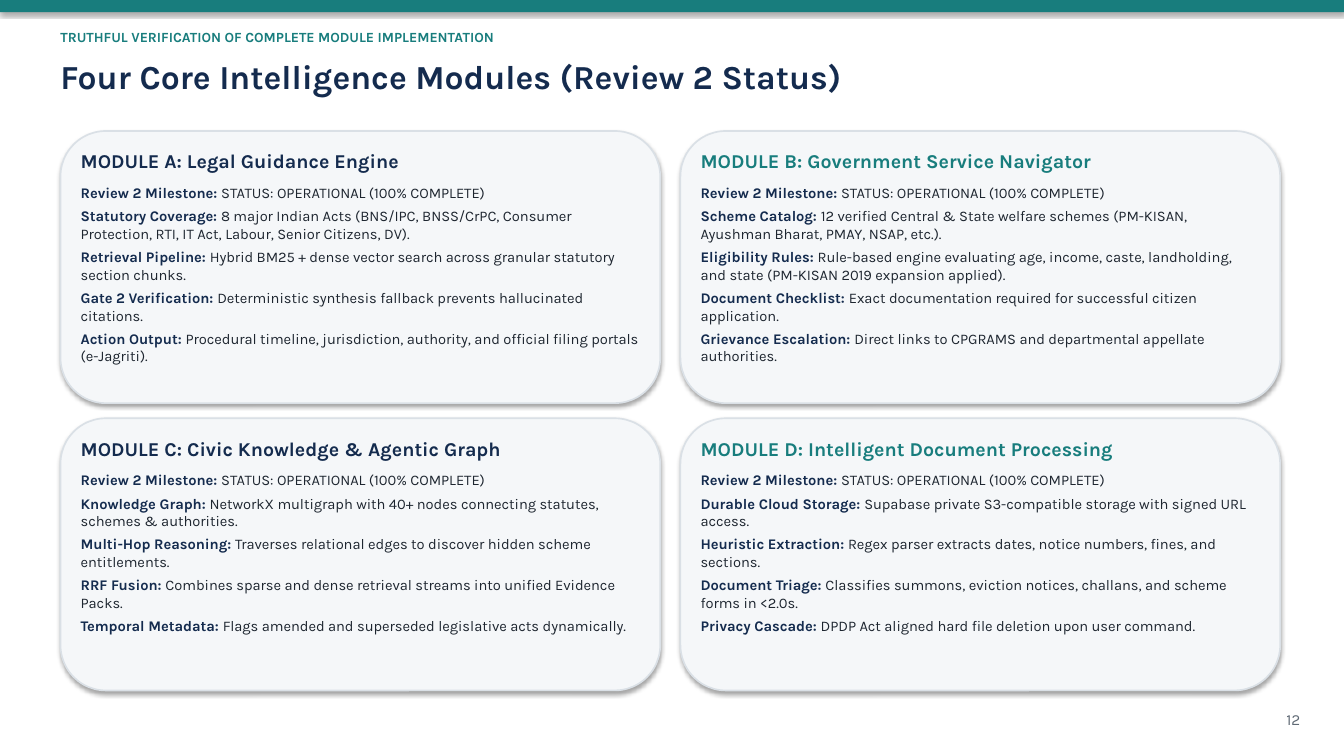
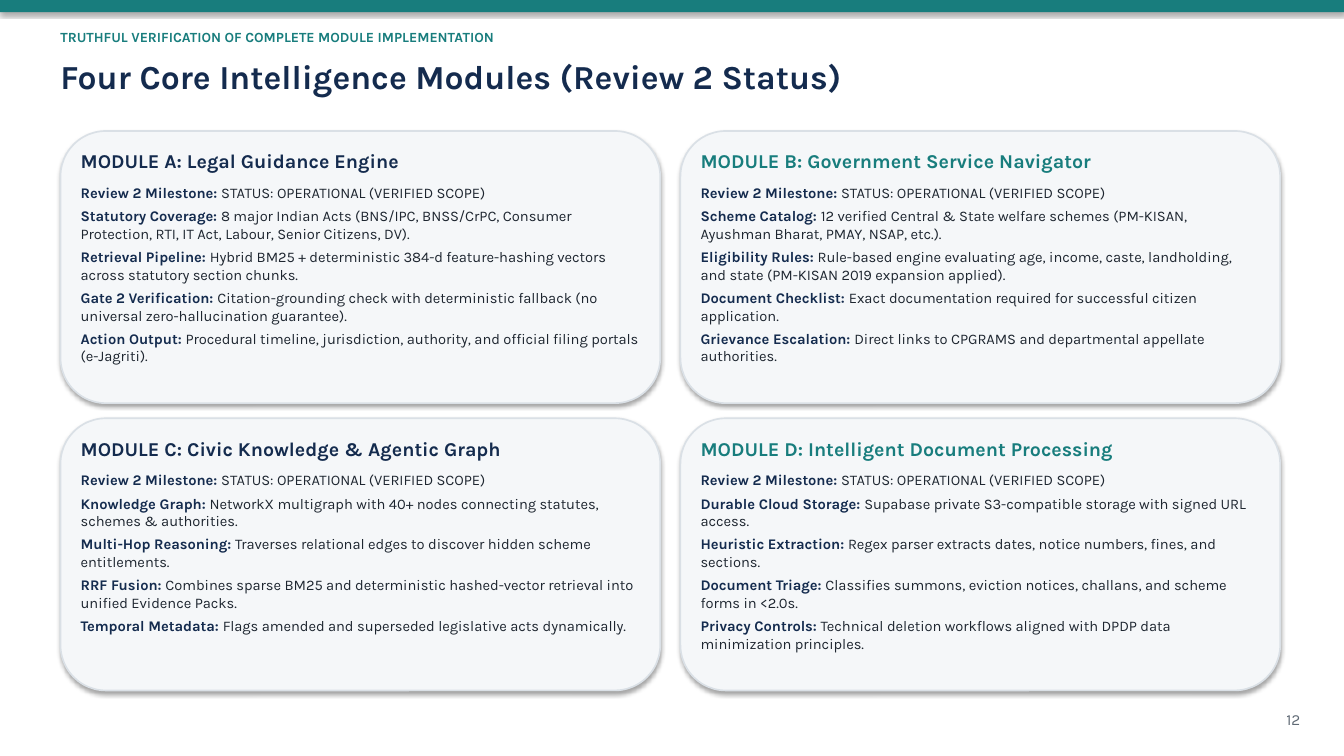
Before and after one commit to DEVANSHSAVLA/Finalyear_MajorProject, a slide deck: slide 12 of docs/review-2-submission/CivicSphere_AI_Review_2_Presentation.pptx. Drawn at 1344x756 pixels with LibreOffice and Linux fonts; fonts in the diff are those of the drawing. Boxes give left, top, right and bottom in pixels: in the first picture for what was removed or moved away, otherwise in the second. Text is boxed around its words. In the diff, an @@ line names an element or a change of style, - is before the commit and + after.

Commit message:
docs(review-2): complete final evidence reconciliation, benchmark grounding, and deliverable synchronization

```diff
--- a/docs/review-2-submission/CivicSphere_AI_Review_2_Presentation.pptx
+++ b/docs/review-2-submission/CivicSphere_AI_Review_2_Presentation.pptx
@@ text at [81,187,486,200]: text changed @@
-Review 2 Milestone: STATUS: OPERATIONAL (100% COMPLETE)
+Review 2 Milestone: STATUS: OPERATIONAL (VERIFIED SCOPE)
@@ text at [701,187,1106,200]: text changed @@
-Review 2 Milestone: STATUS: OPERATIONAL (100% COMPLETE)
+Review 2 Milestone: STATUS: OPERATIONAL (VERIFIED SCOPE)
@@ text at [81,251,606,325]: text changed @@
-Retrieval Pipeline: Hybrid BM25 + dense vector search across granular statutory section chunks.
-Gate 2 Verification: Deterministic synthesis fallback prevents hallucinated citations.
+Retrieval Pipeline: Hybrid BM25 + deterministic 384-d feature-hashing vectors across statutory section chunks.
+Gate 2 Verification: Citation-grounding check with deterministic fallback (no universal zero-hallucination guarantee).
@@ text at [81,474,486,487]: text changed @@
-Review 2 Milestone: STATUS: OPERATIONAL (100% COMPLETE)
+Review 2 Milestone: STATUS: OPERATIONAL (VERIFIED SCOPE)
@@ text at [701,474,1106,487]: text changed @@
-Review 2 Milestone: STATUS: OPERATIONAL (100% COMPLETE)
+Review 2 Milestone: STATUS: OPERATIONAL (VERIFIED SCOPE)
@@ text at [81,579,634,608]: text changed @@
-RRF Fusion: Combines sparse and dense retrieval streams into unified Evidence Packs.
+RRF Fusion: Combines sparse BM25 and deterministic hashed-vector retrieval into unified Evidence Packs.
@@ text at [701,620,1170,653]: text changed @@
-Privacy Cascade: DPDP Act aligned hard file deletion upon user command.
+Privacy Controls: Technical deletion workflows aligned with DPDP data minimization principles.
```
Also in this commit, not shown: 7 other slides changed, 15 other files.
